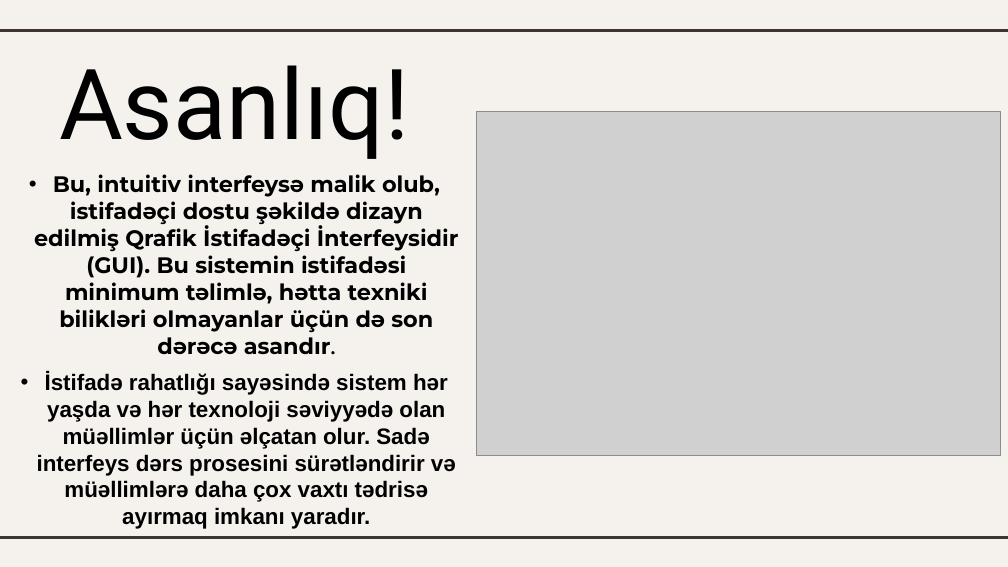
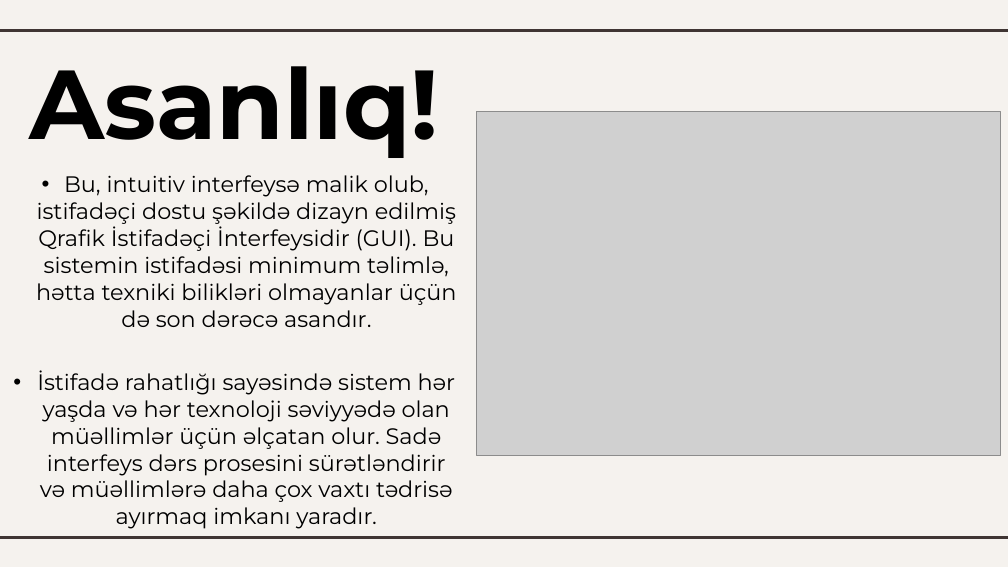
Before and after one commit to DarkinLordz/SmartAttendance, a slide deck: slide 4 of docs/SmartAttendance.pptx. Drawn at 1008x567 pixels with LibreOffice and Linux fonts; fonts in the diff are those of the drawing; grey boxes stand for pictures. Boxes give left, top, right and bottom in pixels: in the first picture for what was removed or moved away, otherwise in the second. Text is boxed around its words. In the diff, an @@ line names an element or a change of style, - is before the commit and + after.

```diff
--- a/docs/SmartAttendance.pptx
+++ b/docs/SmartAttendance.pptx
@@ title "Asanlıq!" at <box>30,66,439,158</box>: font Roboto to Montserrat, bold on @@
@@ subtitle "Bu, intuitiv interfeysə malik olub, ..." at <box>36,175,457,327</box>: size 14 to 16 pt, font Times New Roman to Montserrat in "asandır."; bold off; indent changed @@
@@ text "İstifadə rahatlığı sayəsində sistem hər ..." at <box>37,370,456,529</box>: font Arial to Montserrat, bold off @@
```
Also in this commit, not shown: 6 other slides changed, 1 other file.
